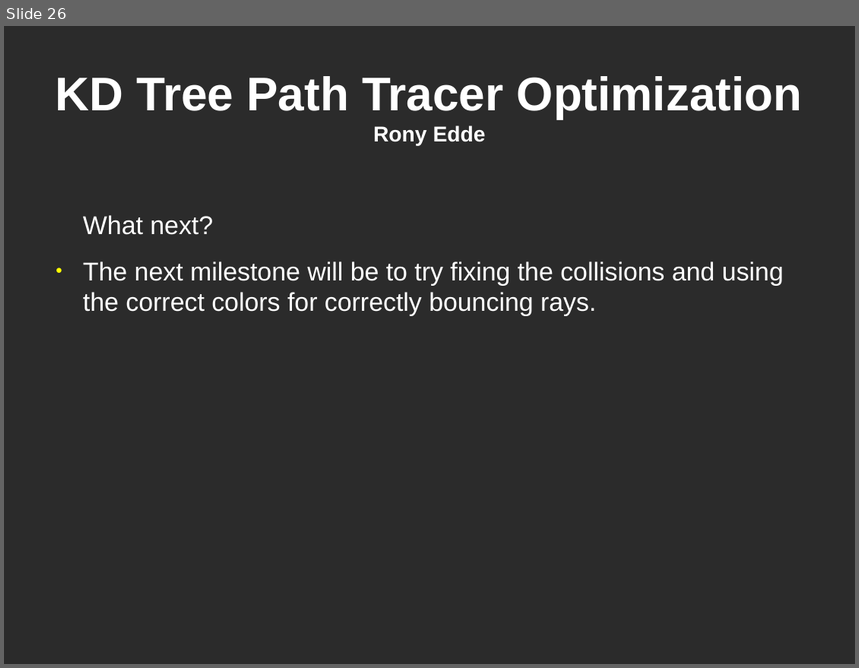
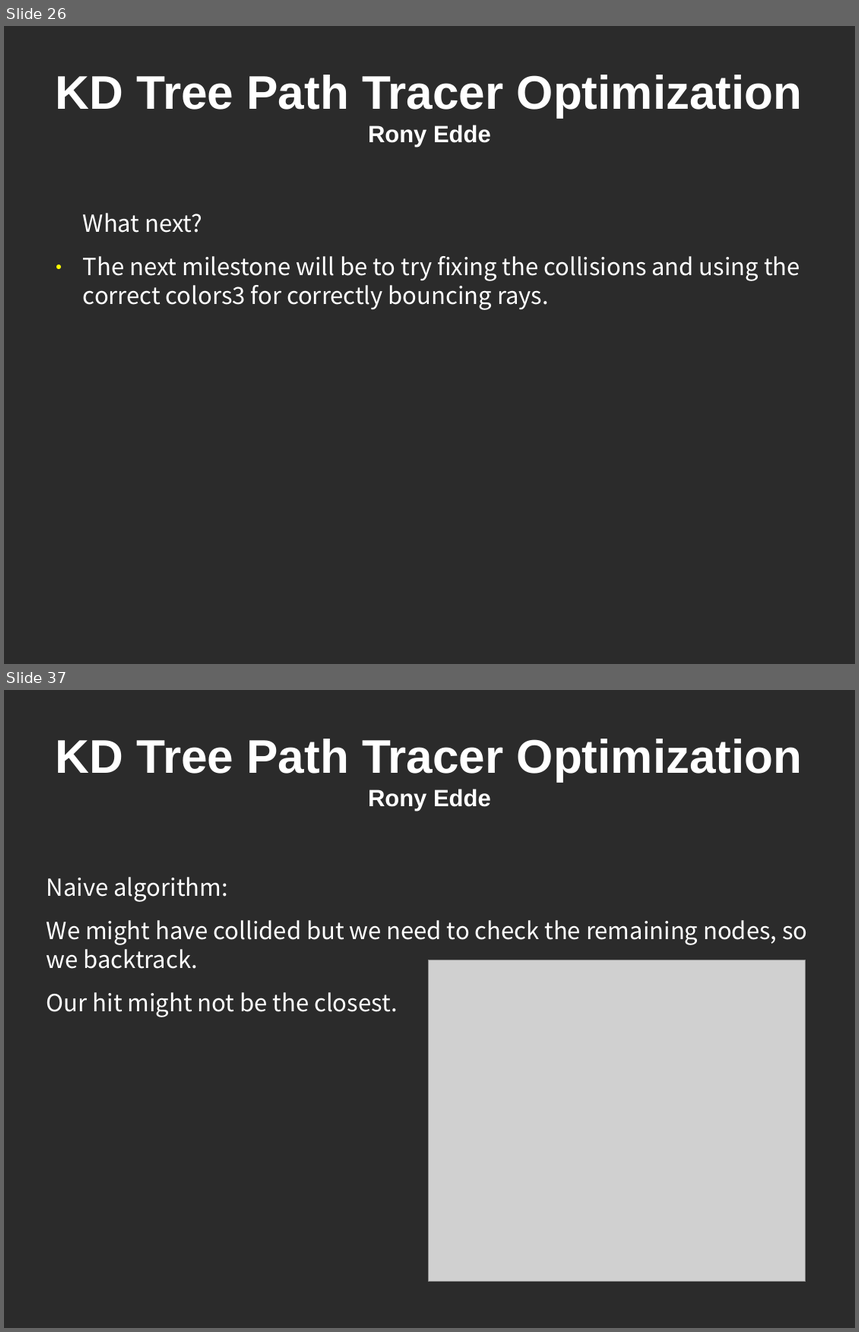
Before and after one commit to reddeupenn/kdtreePathTracerOptimization, a slide deck: presentation/presentation_1.odp. Shown one above the other, each under a label of ours: slide 26 before the commit, slides 26 and 37 after it; the slides between them are not shown. The pictures are 859x668 and 859x1332 pixels, drawn with LibreOffice and Linux fonts; fonts in the diff are those of the drawing; grey boxes stand for pictures; background and template pictures are left out; a plain dark background stands for a picture behind light text. Boxes give left, top, right and bottom in pixels: in the first picture for what was removed or moved away, otherwise in the second. Text is boxed around its words. In the diff, an @@ line names an element or a change of style, - is before the commit and + after.

```diff
--- a/presentation/presentation_1.odp
+++ b/presentation/presentation_1.odp
@@ slide 37 added at (4,690,855,1328), background picture (left out) @@
@@ title added at (56,739,803,811), 44 pt, text #FFFFFF, bold @@
+KD Tree Path Tracer Optimization
+Rony Edde
@@ text added at (47,877,807,1018), 22 pt, text #FFFFFF @@
+Naive algorithm:
+We might have collided but we need to check the remaining nodes, so we backtrack.
+Our hit might not be the closest.
@@ picture added at (429,961,806,1283) @@
@@ slide 26 changed as well @@
@@ title "KD Tree Path Tracer Optimization ..." at (56,75,803,147): size 20 to 22 pt in "Rony Edde" @@
@@ text at (83,213,203,233): size 24 to 22 pt, font Arial to Noto Sans CJK JP in "What next?" @@
@@ text at (83,256,800,310): text changed; size 24 to 22 pt; font Arial to Noto Sans CJK JP @@
-● The next milestone will be to try fixing the collisions and using the correct colors for correctly bouncing rays.
+● The next milestone will be to try fixing the collisions and using the correct colors3 for correctly bouncing rays.
```
Also in this commit, not shown: 25 other slides changed, 19 other slides added, 33 other files.
